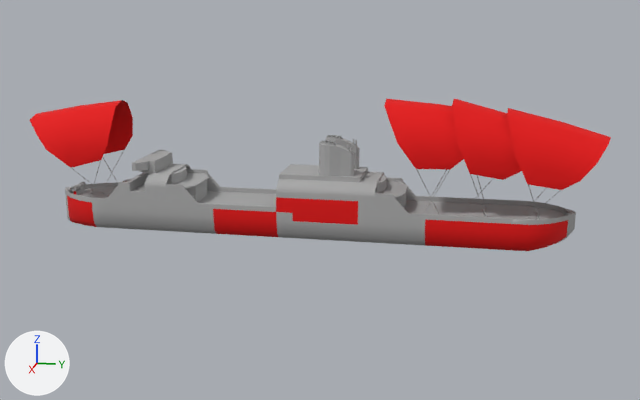
Two versions of the FBX model Skyrates/Assets/Resources/Meshes/Ship/merchant_ship_2.FBX, one commit apart.
Before and after are seen from a 50 mm lens placed at (34.8, 7.6, 9.3), pointed at (0.0, 0.6, 0.6). Arrows for +X, +Y and +Z are at lower left; the lights stay in place. Where no turn or scale is listed for an object, it has been applied to the vertices. Vertices at the same position are counted once.

Objects in the first picture: 'merchant_ship_2'.
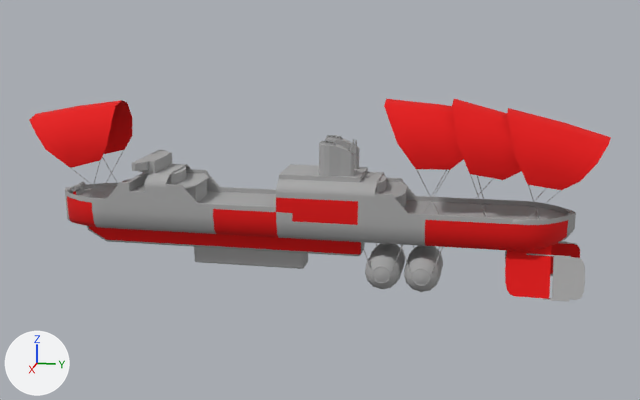
Commit message: Tricked out some ships......more

The change in detail:
me_mesh is used by ob_merchant_ship_2; location (0.0, 0.0, 0.0).
me_mesh had 2313 vertices, 2178 faces and spanned x -1.7..1.7, y -11.8..11.8, z -0.8..4.9.
me_mesh now has 3207 vertices, 3063 faces and spans x -1.6..1.7, y -11.8..11.8, z -2.7..4.9.
me_mesh part 1: a new loose piece of 278 vertices spanning x -1.3..1.4, y 4.2..5.7, z -2.7..-1.2, in mat_lambert1 (grey #aaaaaa).
me_mesh part 2: a new loose piece of 278 vertices spanning x -1.3..1.4, y 2.6..4.1, z -2.7..-1.2, in mat_lambert1 (grey #aaaaaa).
me_mesh part 3: a new loose piece of 114 vertices spanning x -0.6..0.6, y -9.5..2.4, z -2.3..-0.9.
me_mesh part 4: a new loose piece of 44 vertices spanning x 0.9..1.6, y 9.3..11.1, z -2.5..-0.9.
me_mesh part 5: a new loose piece of 44 vertices spanning x -1.6..-0.9, y 9.3..11.1, z -2.5..-0.9.
me_mesh part 6: a new loose piece of 36 vertices spanning x 0.7..1.6, y 8.2..9.9, z -2.5..-0.3.
me_mesh part 7: 15 vertices moved from x -1.4..0.2, y -10.2..-8.1, z 0.6..2.8 to x -1.4..0.2, y -10.2..-9.6, z 0.6..1.9; 51 vertices removed from x -1.5..1.5, y -11.2..-7.9, z 0.4..3.6; 51 vertices added at x -1.4..1.6, y -11.2..-7.9, z 0.4..3.6.

Changed parts and their boxes [x1, y1, x2, y2] in the pictures (640 x 400 px; the box of a moved part takes in the faces that stretch with it):
'merchant_ship_2', reshaped (33% taller): before [30, 99, 611, 251]; after [29, 99, 611, 302]
part 1 of me_mesh, added: after [404, 245, 443, 292]
part 2 of me_mesh, added: after [365, 243, 405, 289]
part 3 of me_mesh, added: after [87, 226, 365, 269]
part 4 of me_mesh, added: after [535, 254, 585, 302]
part 5 of me_mesh, added: after [550, 241, 580, 276]
part 6 of me_mesh, added: after [505, 245, 551, 299]
part 7 of me_mesh, moved or reshaped: before [76, 107, 133, 191]; after [29, 103, 132, 197]
